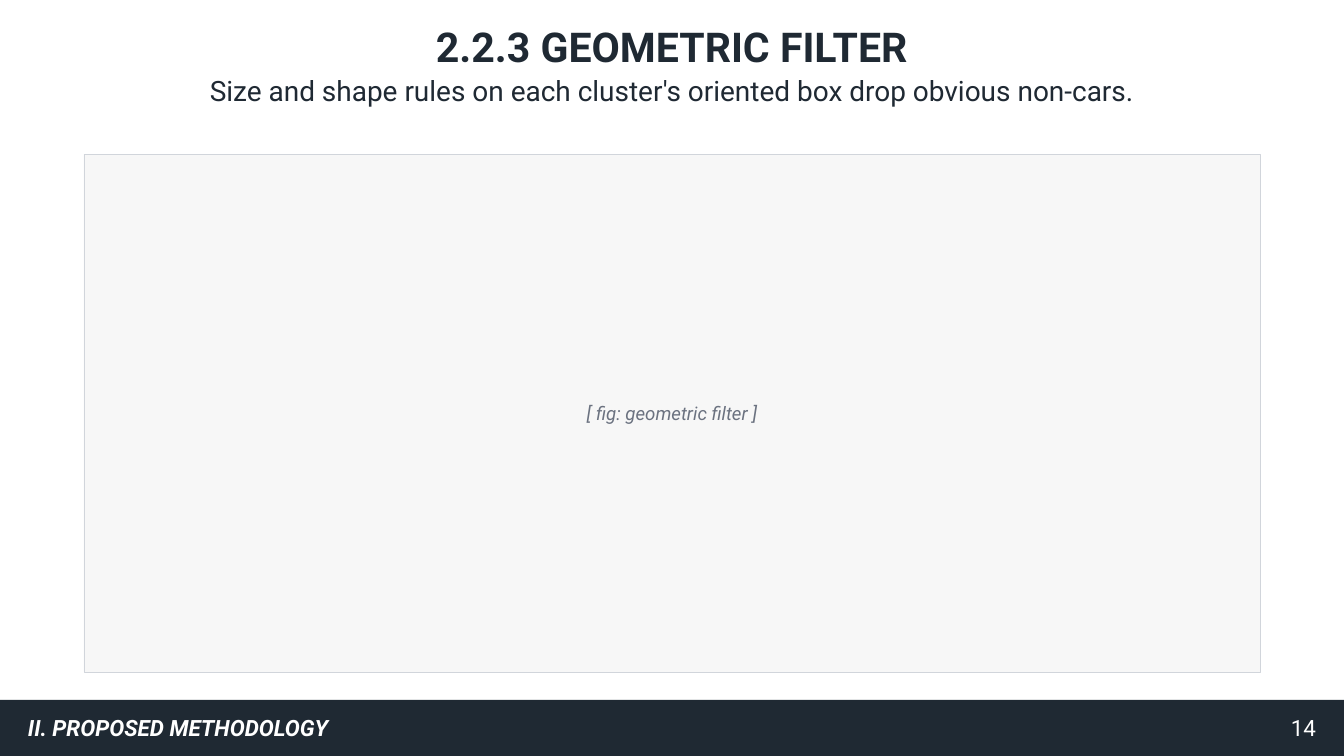
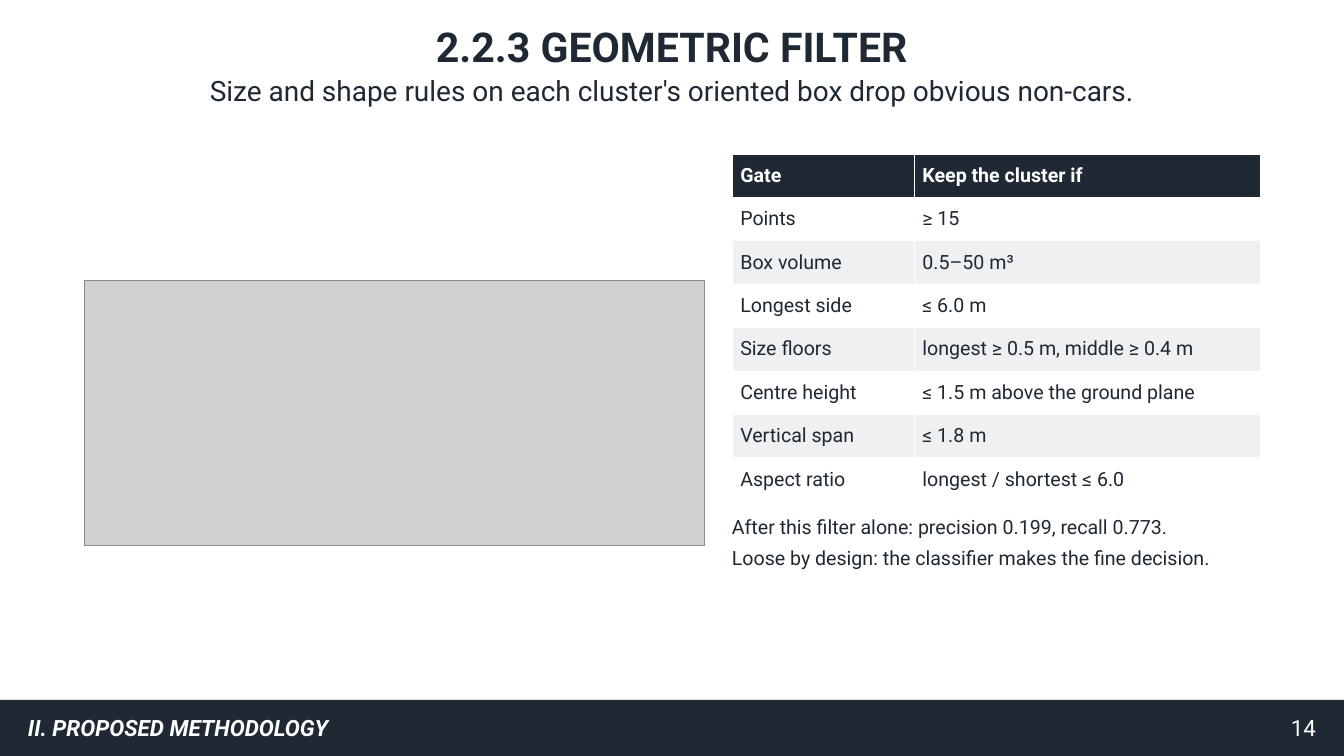
Before and after one commit to gooners006/LIDAR_Segmentation, a slide deck: slide 14 of docs/defense/deck_v2.pptx. Drawn at 1344x756 pixels with LibreOffice and Linux fonts; fonts in the diff are those of the drawing; grey boxes stand for pictures. Boxes give left, top, right and bottom in pixels: in the first picture for what was removed or moved away, otherwise in the second. Text is boxed around its words. In the diff, an @@ line names an element or a change of style, - is before the commit and + after.

```diff
--- a/docs/defense/deck_v2.pptx
+++ b/docs/defense/deck_v2.pptx
@@ rectangle removed at (84,154,1260,672) @@
@@ table added at (732,154,1260,501), 8 rows, 2 columns @@
+Gate | Keep the cluster if
+Points | ≥ 15
+Box volume | 0.5–50 m³
+Longest side | ≤ 6.0 m
+Size floors | longest ≥ 0.5 m, middle ≥ 0.4 m
+Centre height | ≤ 1.5 m above the ground plane
+Vertical span | ≤ 1.8 m
+Aspect ratio | longest / shortest ≤ 6.0
@@ picture added at (84,280,704,545) @@
@@ text removed at (596,406,748,424) @@
-[ fig: geometric filter ]
@@ text added at (732,519,1209,569), 21 pt, text #1F2933 @@
+After this filter alone: precision 0.199, recall 0.773.
+Loose by design: the classifier makes the fine decision.
```
Also in this commit, not shown: 44 other slides changed, 9 slides added, 7 slides removed, 48 other files.
